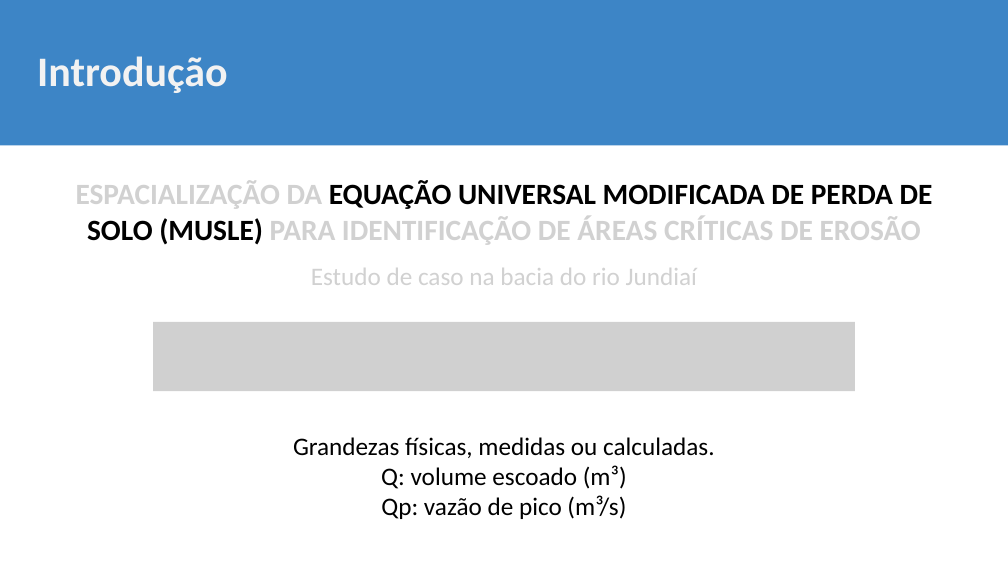
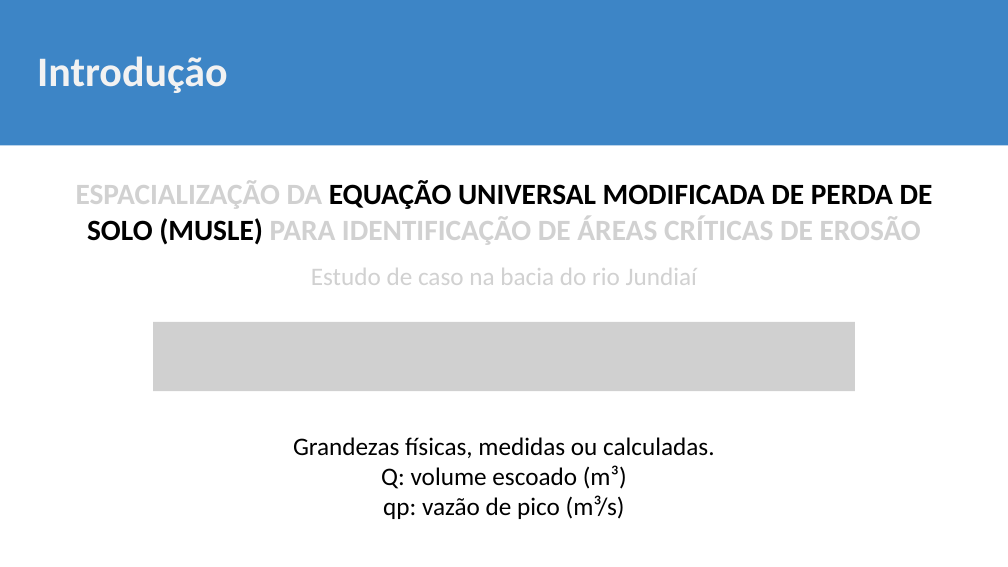
Before and after one commit to mateusvivarelli/TCC, a slide deck: slide 4 of Apresentacao/slideTCC_18-11_sugestoes.pptx. Drawn at 1008x567 pixels with LibreOffice and Linux fonts; fonts in the diff are those of the drawing; grey boxes stand for pictures; background and template pictures are left out. Boxes give left, top, right and bottom in pixels: in the first picture for what was removed or moved away, otherwise in the second. Text is boxed around its words. In the diff, an @@ line names an element or a change of style, - is before the commit and + after.

```diff
--- a/Apresentacao/slideTCC_18-11_sugestoes.pptx
+++ b/Apresentacao/slideTCC_18-11_sugestoes.pptx
@@ text at (x1=383, y1=495, x2=625, y2=519): text changed @@
-Qp: vazão de pico (m³/s)
+qp: vazão de pico (m³/s)
```
Also in this commit, not shown: 4 other slides changed, 1 other file.
